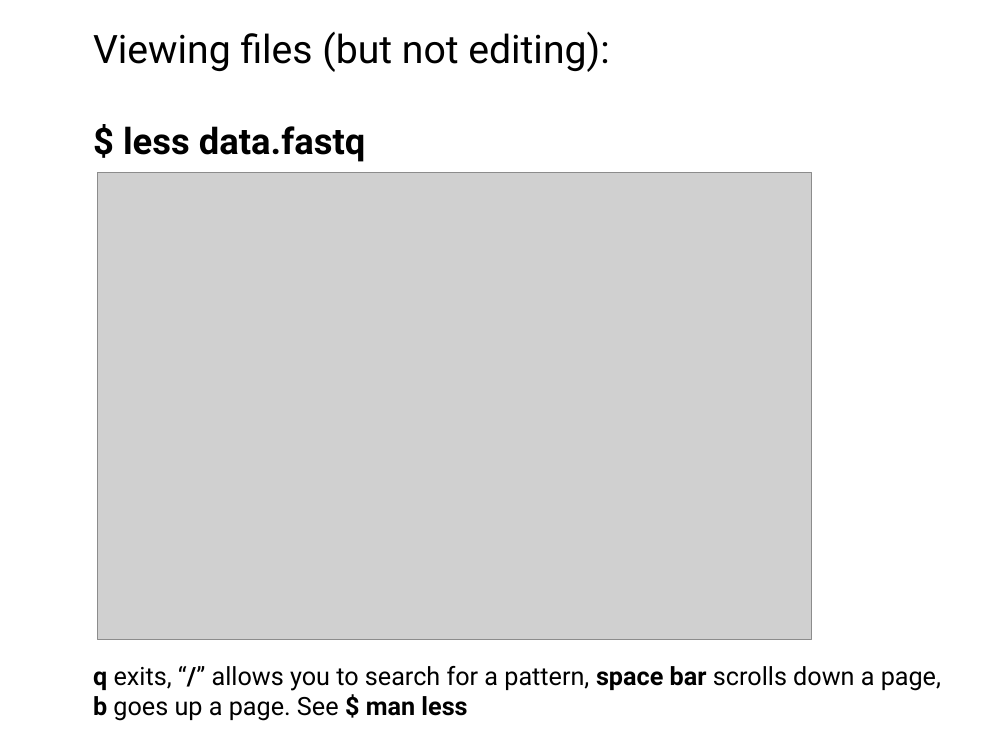
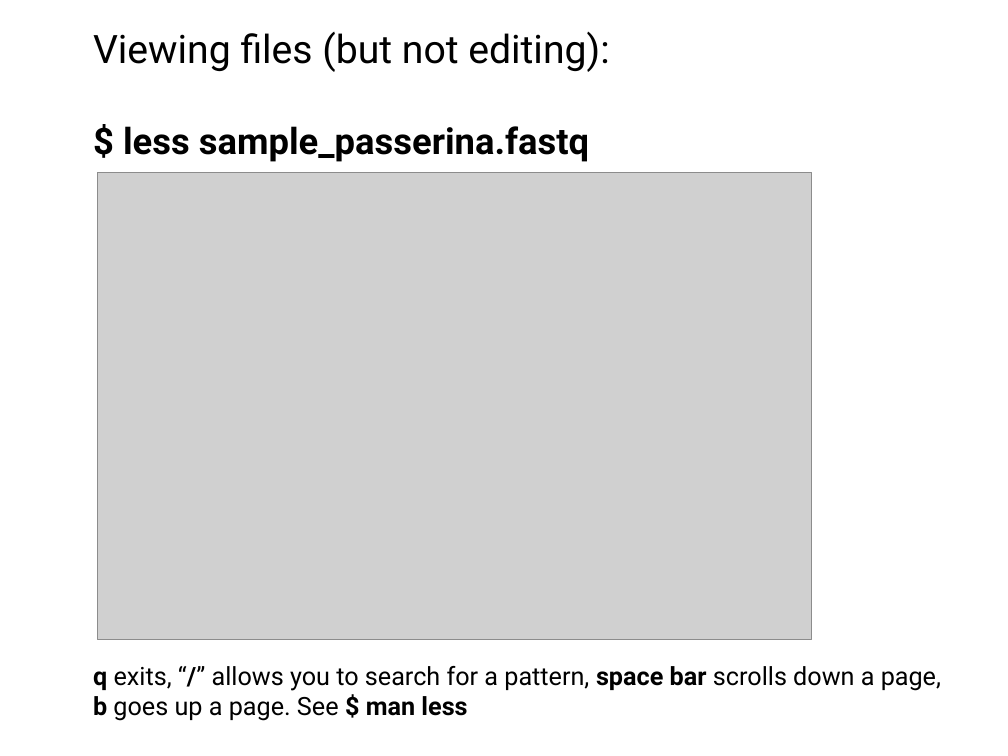
Before and after one commit to tparchman/F24_BIOL792, a slide deck: slide 12 of week2_UnixII/week2.pptx. Drawn at 1008x756 pixels with LibreOffice and Linux fonts; fonts in the diff are those of the drawing; grey boxes stand for pictures. Boxes give left, top, right and bottom in pixels: in the first picture for what was removed or moved away, otherwise in the second. Text is boxed around its words. In the diff, an @@ line names an element or a change of style, - is before the commit and + after.

```diff
--- a/week2_UnixII/week2.pptx
+++ b/week2_UnixII/week2.pptx
@@ text at [123, 126, 589, 162]: text changed @@
-$ less data.fastq
+$ less sample_passerina.fastq
```
Also in this commit, not shown: 1 other slide changed.
